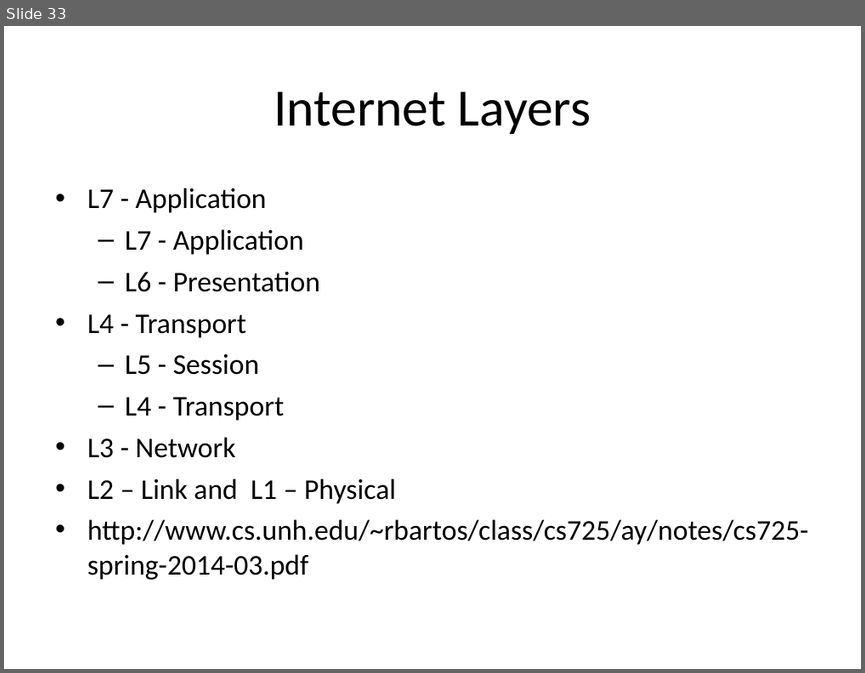
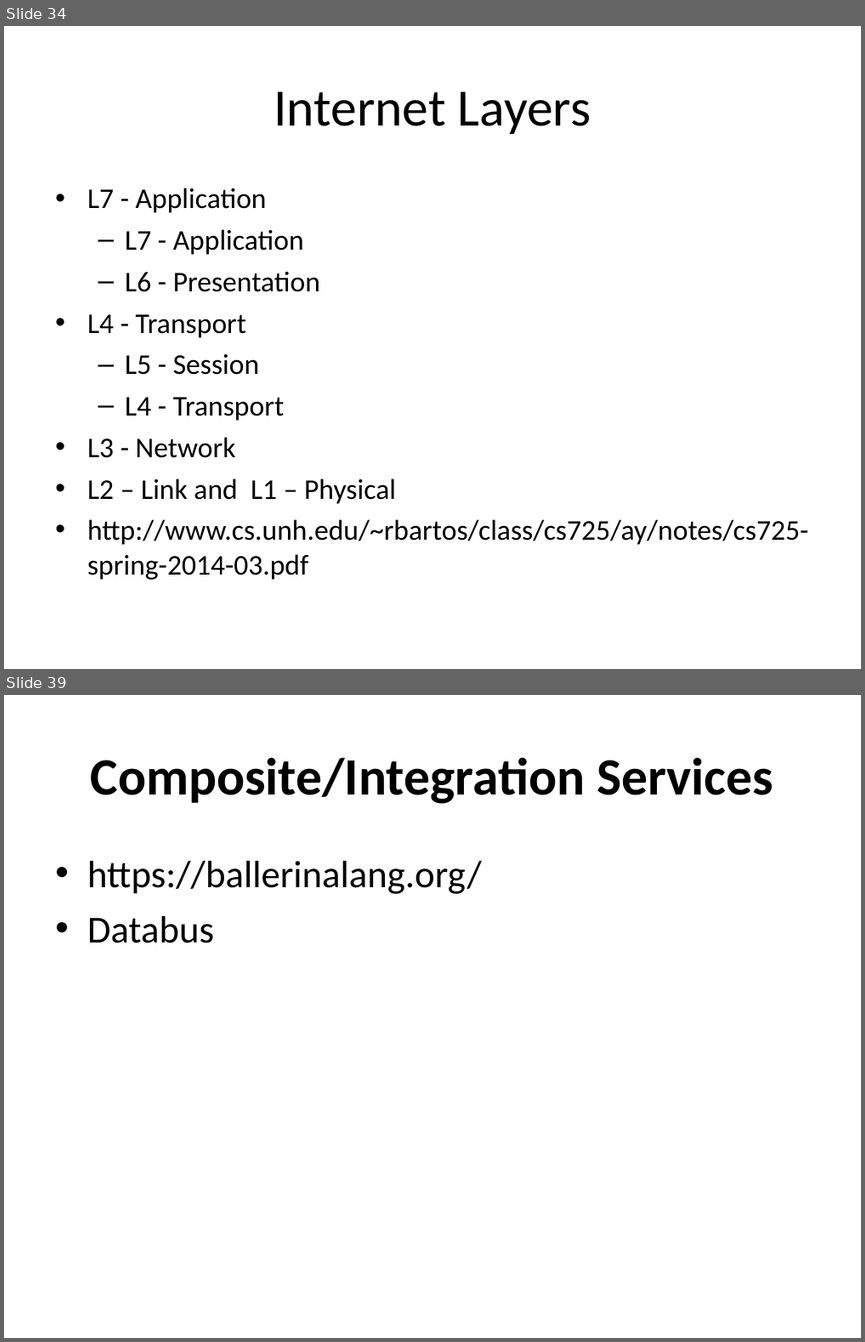
Before and after one commit to bobwares/training, a slide deck: presentations/Microservices Architecures.ppt. Shown one above the other, each under a label of ours: slide 33 before the commit, slides 34 and 39 after it; the slides between them are not shown. The pictures are 865x673 and 865x1342 pixels, drawn with LibreOffice and Linux fonts; fonts in the diff are those of the drawing. Boxes give left, top, right and bottom in pixels: in the first picture for what was removed or moved away, otherwise in the second. Text is boxed around its words. In the diff, an @@ line names an element or a change of style, - is before the commit and + after.

```diff
--- a/presentations/Microservices Architecures.ppt
+++ b/presentations/Microservices Architecures.ppt
@@ slide 39 added at (4, 695, 861, 1338), background #FFFFFF @@
@@ title added at (91, 757, 773, 804), 44 pt, text #000000, bold @@
+Composite/Integration Services
@@ text added at (87, 861, 482, 943), 32 pt, text #000000 @@
+• https://ballerinalang.org/
+• Databus
@@ what was slide 33 is now slide 34 @@
```
Also in this commit, not shown: 3 slides changed, 6 other slides added, 1 slide removed.
